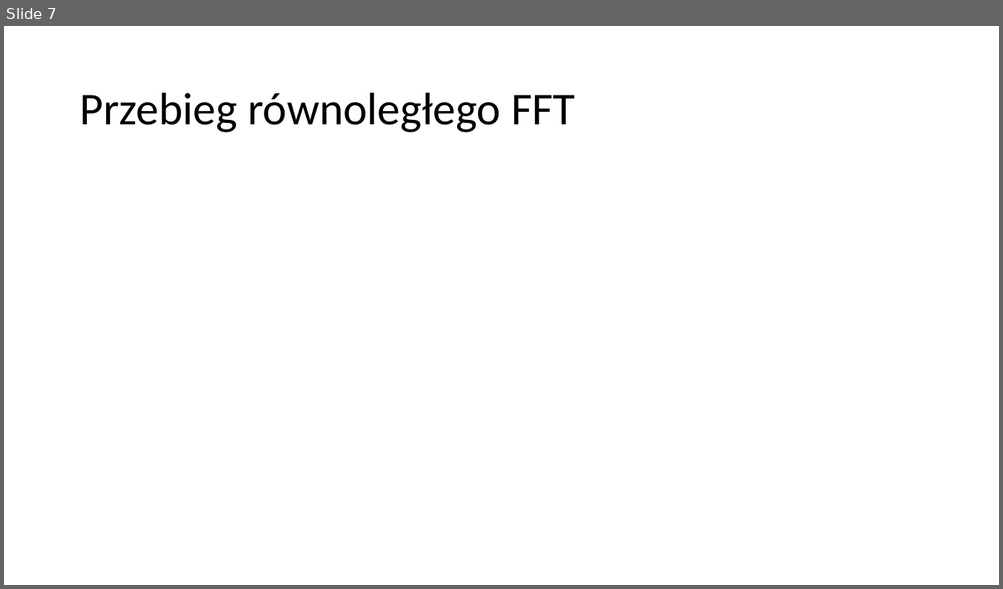
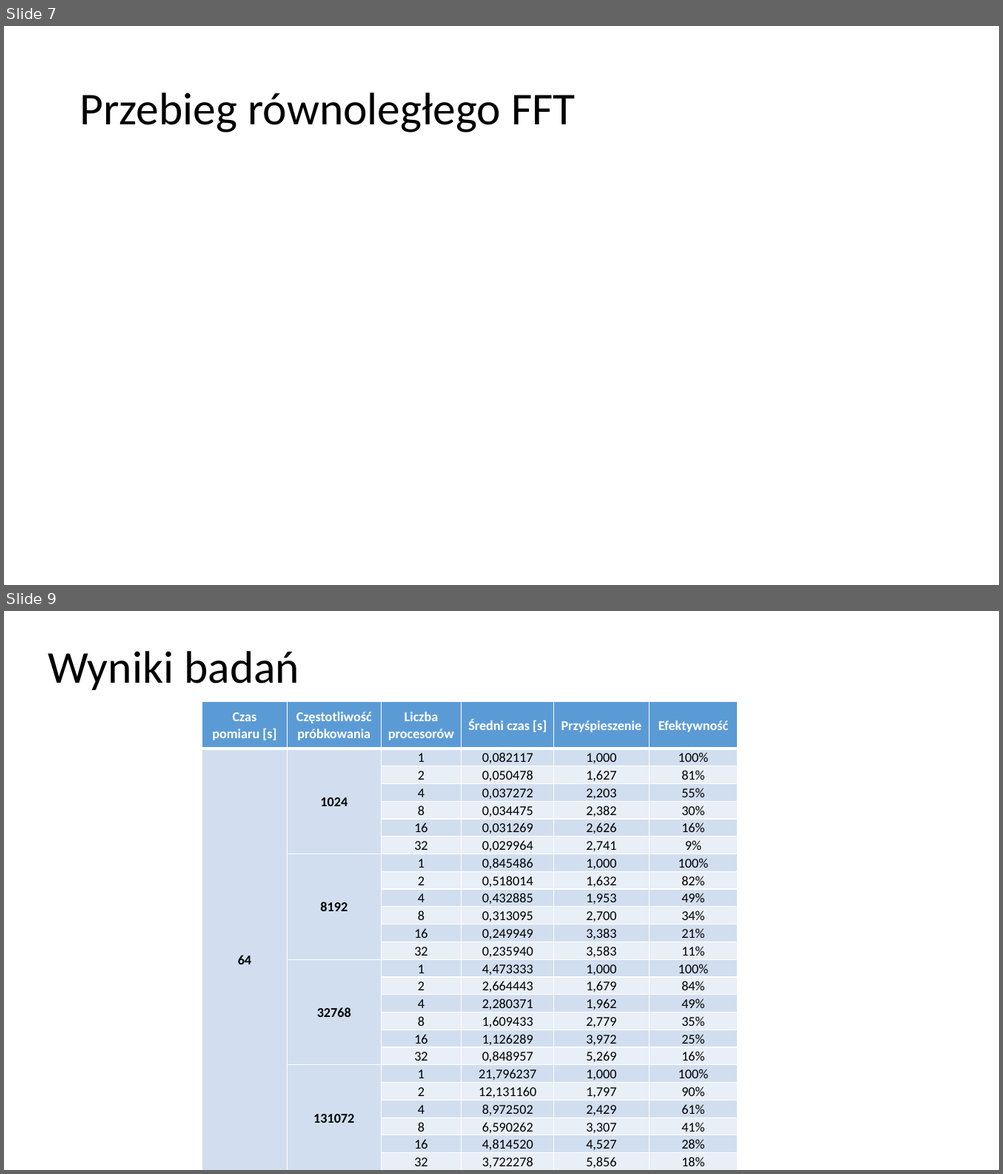
Before and after one commit to mszlachetka/mpi_fft, a slide deck: fft_prezentacja.pptx. Shown one above the other, each under a label of ours: slide 7 before the commit, slides 7 and 9 after it; the slides between them are not shown. The pictures are 1003x589 and 1003x1174 pixels, drawn with LibreOffice and Linux fonts; fonts in the diff are those of the drawing; grey boxes stand for pictures. Boxes give left, top, right and bottom in pixels: in the first picture for what was removed or moved away, otherwise in the second. Text is boxed around its words. In the diff, an @@ line names an element or a change of style, - is before the commit and + after.

Commit message:
Dodanie ostatecznych badań, sprawozdania i prezentacji

```diff
--- a/fft_prezentacja.pptx
+++ b/fft_prezentacja.pptx
@@ slide 9 added at bbox=[4, 611, 999, 1170], background #FFFFFF @@
@@ title added at bbox=[48, 651, 299, 690], 44 pt, text #000000 @@
+Wyniki badań
@@ table added at bbox=[202, 701, 737, 1170], 25 rows, 6 columns @@
+Czas pomiaru [s] | Częstotliwość próbkowania | Liczba procesorów | Średni czas [s] | Przyśpieszenie | Efektywność
+64 | 1024 | 1 | 0,082117 | 1,000 | 100%
+ |  | 2 | 0,050478 | 1,627 | 81%
+ |  | 4 | 0,037272 | 2,203 | 55%
+ |  | 8 | 0,034475 | 2,382 | 30%
+ |  | 16 | 0,031269 | 2,626 | 16%
+ |  | 32 | 0,029964 | 2,741 | 9%
+ | 8192 | 1 | 0,845486 | 1,000 | 100%
+ |  | 2 | 0,518014 | 1,632 | 82%
+ |  | 4 | 0,432885 | 1,953 | 49%
+ |  | 8 | 0,313095 | 2,700 | 34%
+ |  | 16 | 0,249949 | 3,383 | 21%
+ |  | 32 | 0,235940 | 3,583 | 11%
+ | 32768 | 1 | 4,473333 | 1,000 | 100%
+ |  | 2 | 2,664443 | 1,679 | 84%
+ |  | 4 | 2,280371 | 1,962 | 49%
+ |  | 8 | 1,609433 | 2,779 | 35%
+ |  | 16 | 1,126289 | 3,972 | 25%
+ |  | 32 | 0,848957 | 5,269 | 16%
+ | 131072 | 1 | 21,796237 | 1,000 | 100%
+ |  | 2 | 12,131160 | 1,797 | 90%
+ |  | 4 | 8,972502 | 2,429 | 61%
+ |  | 8 | 6,590262 | 3,307 | 41%
+ |  | 16 | 4,814520 | 4,527 | 28%
+ |  | 32 | 3,722278 | 5,856 | 18%
```
Also in this commit, not shown: 1 slide changed, 6 other slides added, 2 other files.
